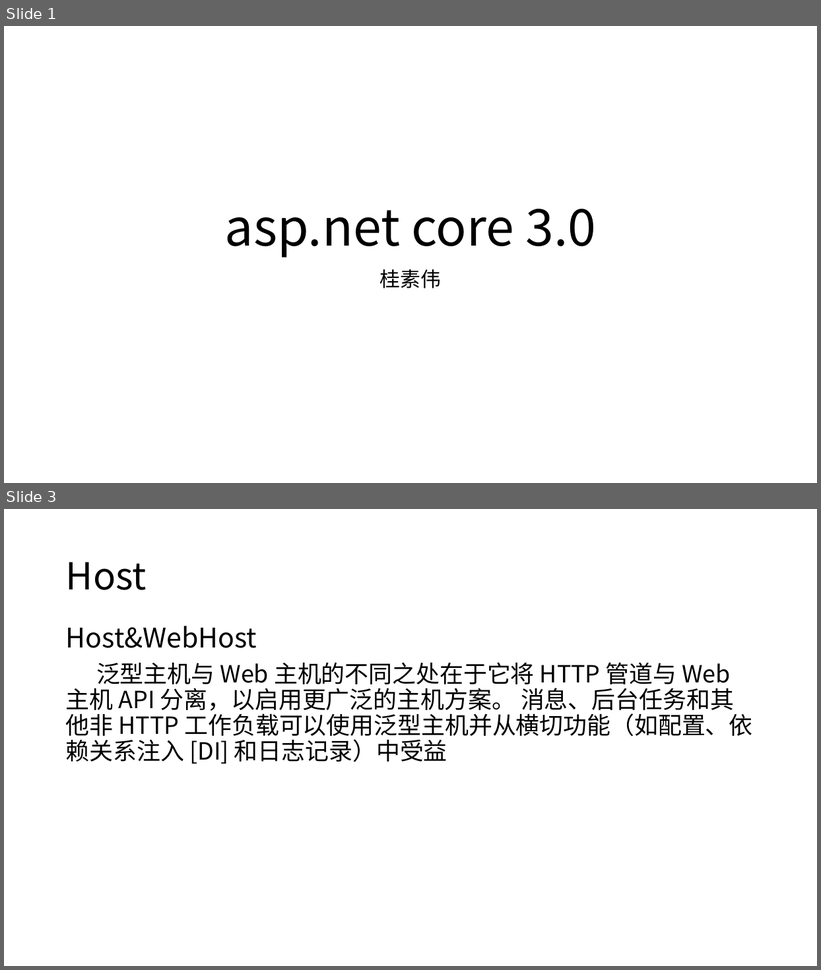
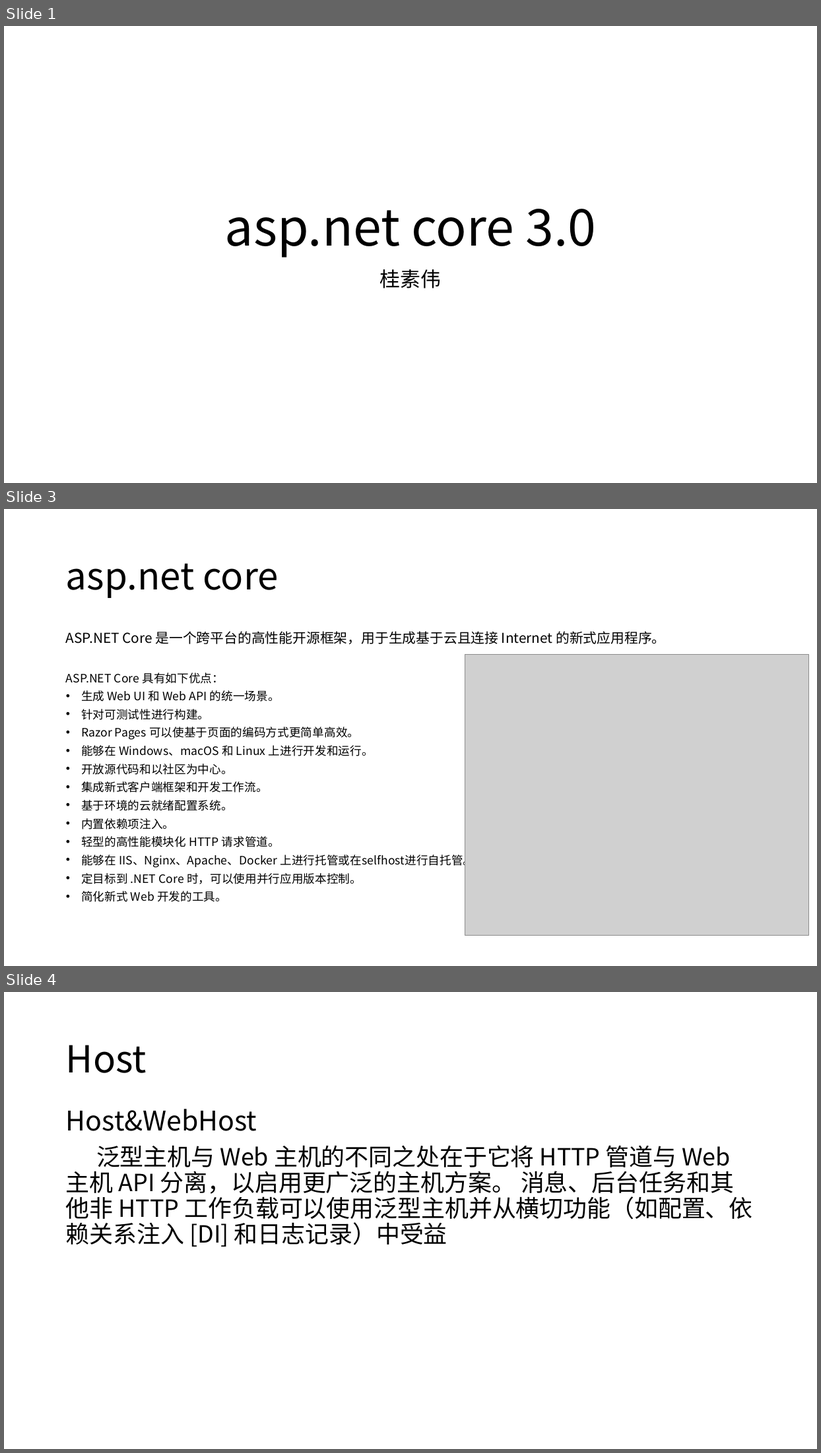
Before and after one commit to axzxs2001/aspnetcore5.0, a slide deck: aspnetcore3.0course/docs/aspnetcore3.0course.pptx. Shown one above the other, each under a label of ours: slides 1 and 3 before the commit, slides 1, 3 and 4 after it; the slides between them are not shown. The pictures are 821x970 and 821x1453 pixels, drawn with LibreOffice and Linux fonts; fonts in the diff are those of the drawing; grey boxes stand for pictures. Boxes give left, top, right and bottom in pixels: in the first picture for what was removed or moved away, otherwise in the second. Text is boxed around its words. In the diff, an @@ line names an element or a change of style, - is before the commit and + after.

Commit message:
规范代码 完善PPT

```diff
--- a/aspnetcore3.0course/docs/aspnetcore3.0course.pptx
+++ b/aspnetcore3.0course/docs/aspnetcore3.0course.pptx
@@ slide 3 added at [4,509,817,966], background #FFFFFF @@
@@ title added at [66,563,278,598], 44 pt, text #000000 @@
+asp.net core
@@ text added at [66,631,665,902], 13.8 pt, text #000000 @@
+ASP.NET Core 是一个跨平台的高性能开源框架，用于生成基于云且连接 Internet 的新式应用程序。
+ASP.NET Core 具有如下优点：
+• 生成 Web UI 和 Web API 的统一场景。
+• 针对可测试性进行构建。
+• Razor Pages 可以使基于页面的编码方式更简单高效。
+• 能够在 Windows、macOS 和 Linux 上进行开发和运行。
+• 开放源代码和以社区为中心。
+• 集成新式客户端框架和开发工作流。
+• 基于环境的云就绪配置系统。
+• 内置依赖项注入。
+• 轻型的高性能模块化 HTTP 请求管道。
+• 能够在 IIS、Nginx、Apache、Docker 上进行托管或在selfhost进行自托管。
+• 定目标到 .NET Core 时，可以使用并行应用版本控制。
+• 简化新式 Web 开发的工具。
@@ picture added at [465,655,809,935] @@
@@ what was slide 3 is now slide 4 @@
```
Also in this commit, not shown: 10 slides changed, 5 other slides added, 3 other files.
